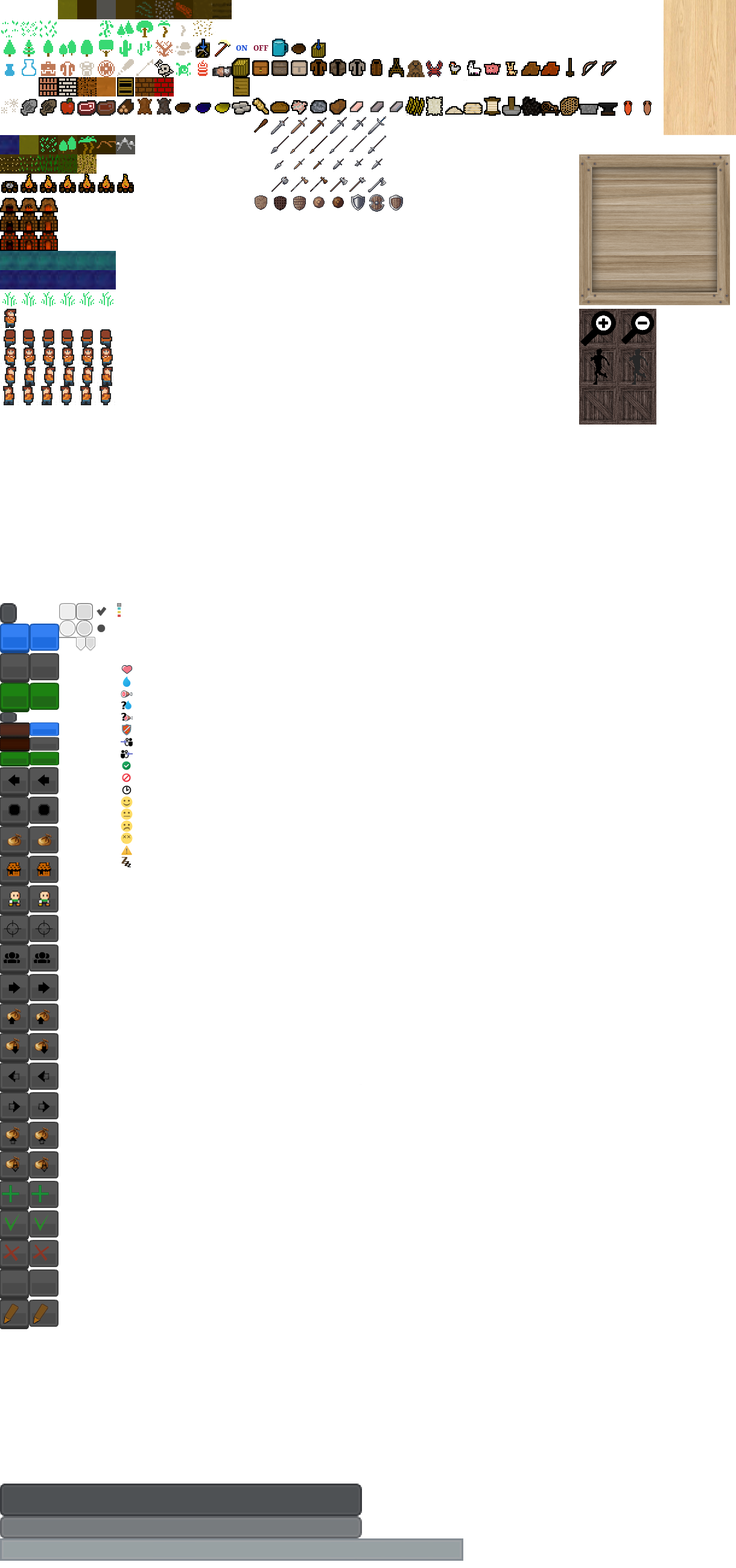
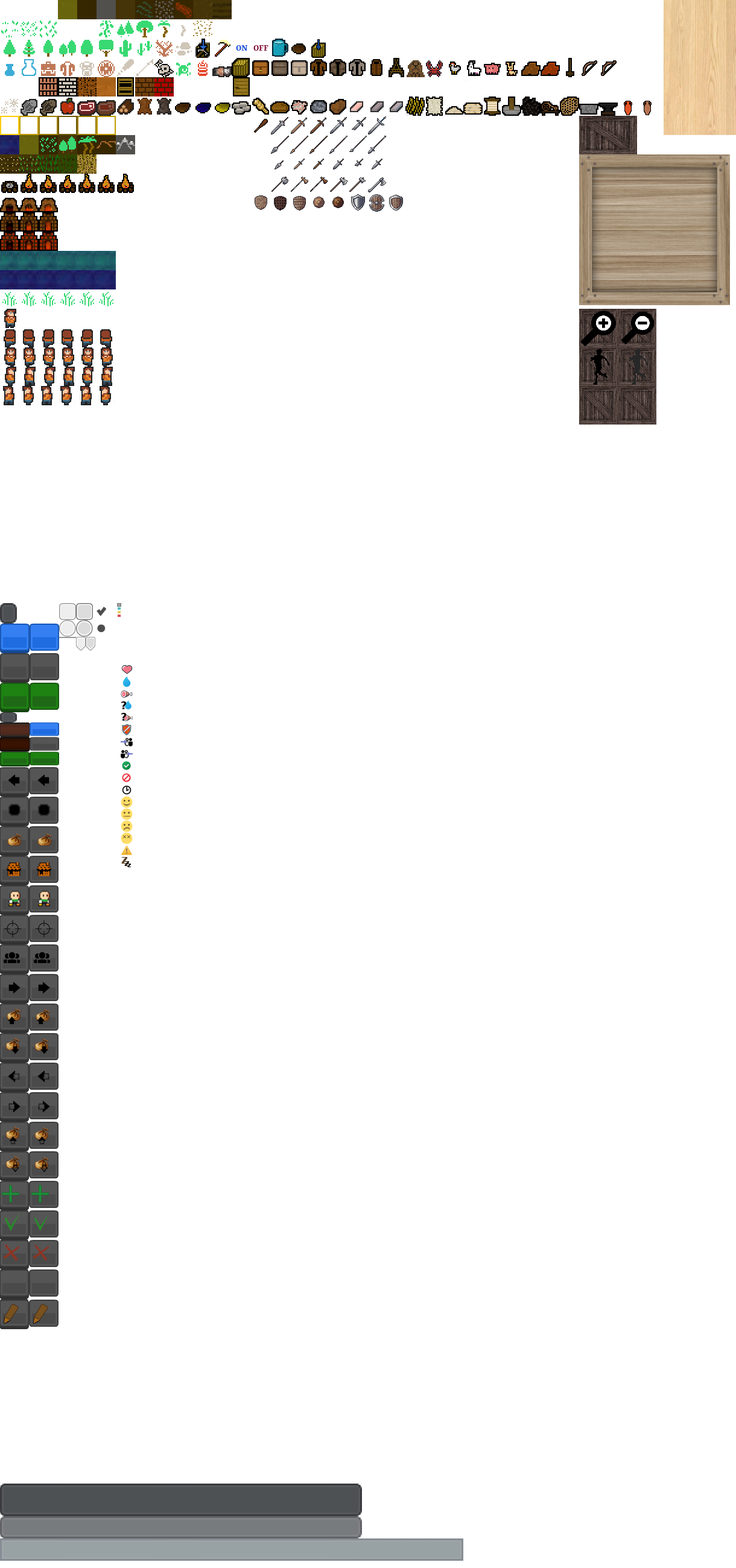
Before/after of a 736px x 1568px layered artwork. What changed in the layer stack:
painted on "graphics.png" over [0, 115, 116, 136]
added layer "Calque copié" above "crate2_diffuse.png" over [578, 115, 637, 155]
